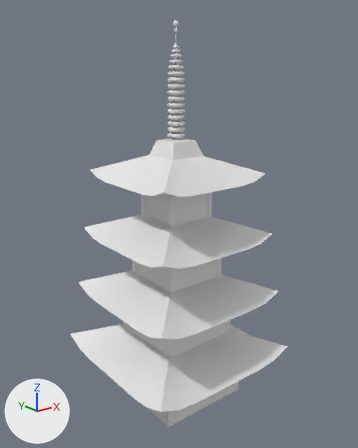
The FBX model Assets/Art/Models/RicochetPagoda.fbx as it was, and as the next commit left it.
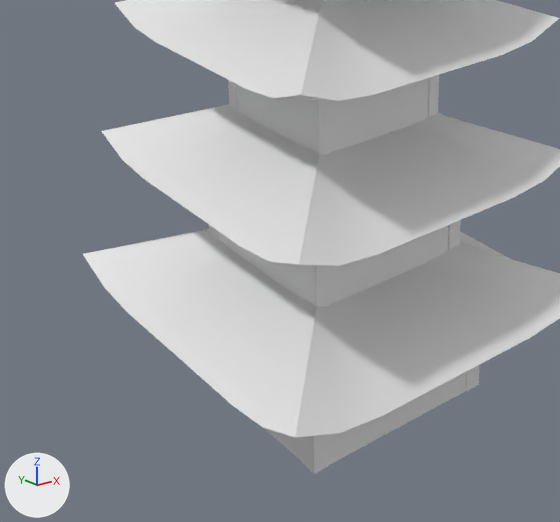
Each version is shown whole from a camera (50 mm lens) standing at (-73.7, -93.2, 84.2) and looking at (-0.9, -2.2, 47.8), then close up on the part from 10% to 76% of the width and 50% to 100% of the height. Arrows for +X, +Y and +Z are at lower left; the lights stay in place. Where no turn or scale is listed for an object, it has been applied to the vertices.
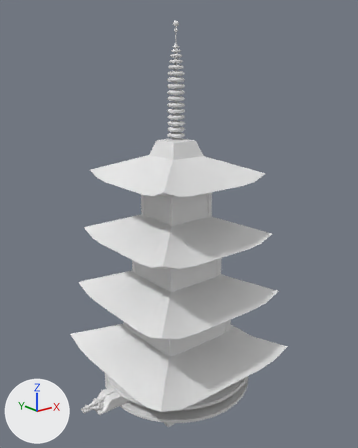
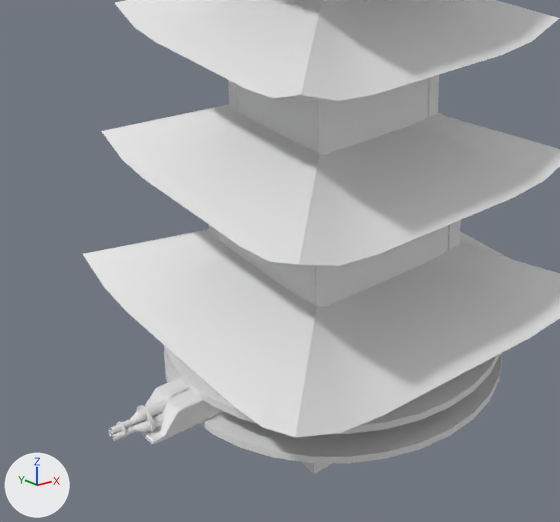
Commit message: Finished pagoda model

Edits to the bpy script that builds the scene:
```text
Add me_cube_045:
    me_cube_045.from_pydata(...)  # 16 vertices, 14 faces; spans x -1.82..1.76, y -0.22..0.22, z -0.44..0.15
Add me_cylinder_010:
    me_cylinder_010.from_pydata(...)  # a 32-sided cylinder along x spanning x -0.13..0.13, y -1.6..1.6, z -1.31..1.31
Add me_cylinder_004:
    me_cylinder_004.from_pydata(...)  # 192 vertices, 162 faces; spans x -3.37..3.37, y -0.56..0.56, z -0.57..0.56
Add me_cylinder_016:
    me_cylinder_016.from_pydata(...)  # 192 vertices, 132 faces; spans x -19.6..19.6, y -19.6..19.6, z -4.1..4.1
Add me_cylinder_009:
    me_cylinder_009.from_pydata(...)  # a 32-sided cylinder along x spanning x -0.09..0.09, y -0.88..0.88, z -0.87..0.87
Add me_cube_044:
    me_cube_044.from_pydata(...)  # 56 vertices, 58 faces; spans x -6.8..20.7, y -2.5..2.5, z -1.5..1.5
Add me_cylinder_014:
    me_cylinder_014.from_pydata(...)  # 192 vertices, 162 faces; spans x -3.37..3.37, y -0.63..0.56, z -0.56..0.56
Add me_cylinder_013:
    me_cylinder_013.from_pydata(...)  # 192 vertices, 162 faces; spans x -3.37..3.37, y -0.56..0.67, z -0.56..0.56
Add ob_cube_041:
    ob_cube_041 = bpy.data.objects.new('Cube.041', me_cube_045)
    ob_cube_041.location = (-20.7, 0.0, 7.2)
Add ob_cylinder_006:
    ob_cylinder_006 = bpy.data.objects.new('Cylinder.006', me_cylinder_010)
    ob_cylinder_006.location = (-24.9, 0.0, 5.7)
Add ob_cylinder_002:
    ob_cylinder_002 = bpy.data.objects.new('Cylinder.002', me_cylinder_004)
    ob_cylinder_002.location = (-25.5, 0.0, 6.3)
Add ob_cylinder_001:
    ob_cylinder_001 = bpy.data.objects.new('Cylinder.001', me_cylinder_016)
    ob_cylinder_001.location = (0.0, 0.0, 5.6)
Add ob_cylinder_005:
    ob_cylinder_005 = bpy.data.objects.new('Cylinder.005', me_cylinder_009)
    ob_cylinder_005.location = (-27.7, 0.0, 5.7)
Add ob_cube_040:
    ob_cube_040 = bpy.data.objects.new('Cube.040', me_cube_044)
    ob_cube_040.location = (-18.8, 0.0, 5.5)
Add ob_cylinder_003:
    ob_cylinder_003 = bpy.data.objects.new('Cylinder.003', me_cylinder_014)
    ob_cylinder_003.location = (-25.5, 0.8, 5.4)
Add ob_cylinder_004:
    ob_cylinder_004 = bpy.data.objects.new('Cylinder.004', me_cylinder_013)
    ob_cylinder_004.location = (-25.5, -0.8, 5.4)
```

Boxes (x1, y1, x2, y2) around the edits, measured in the close-ups (560 x 522 px):
'Cylinder.001', added: after (164, 345, 502, 463)
'Cube.040', added: after (141, 378, 224, 445)
'Cylinder.002', added: after (110, 399, 167, 434)
'Cylinder.004', added: after (112, 413, 164, 441)
'Cylinder.006', added: after (137, 405, 154, 432)
'Cube.041', added: after (165, 385, 190, 401)
'Cylinder.005', added: after (116, 421, 126, 439)
'Cylinder.003', added: after (108, 416, 154, 436)
'Cube.002', unchanged, covered by the edit: before (264, 371, 467, 465)
